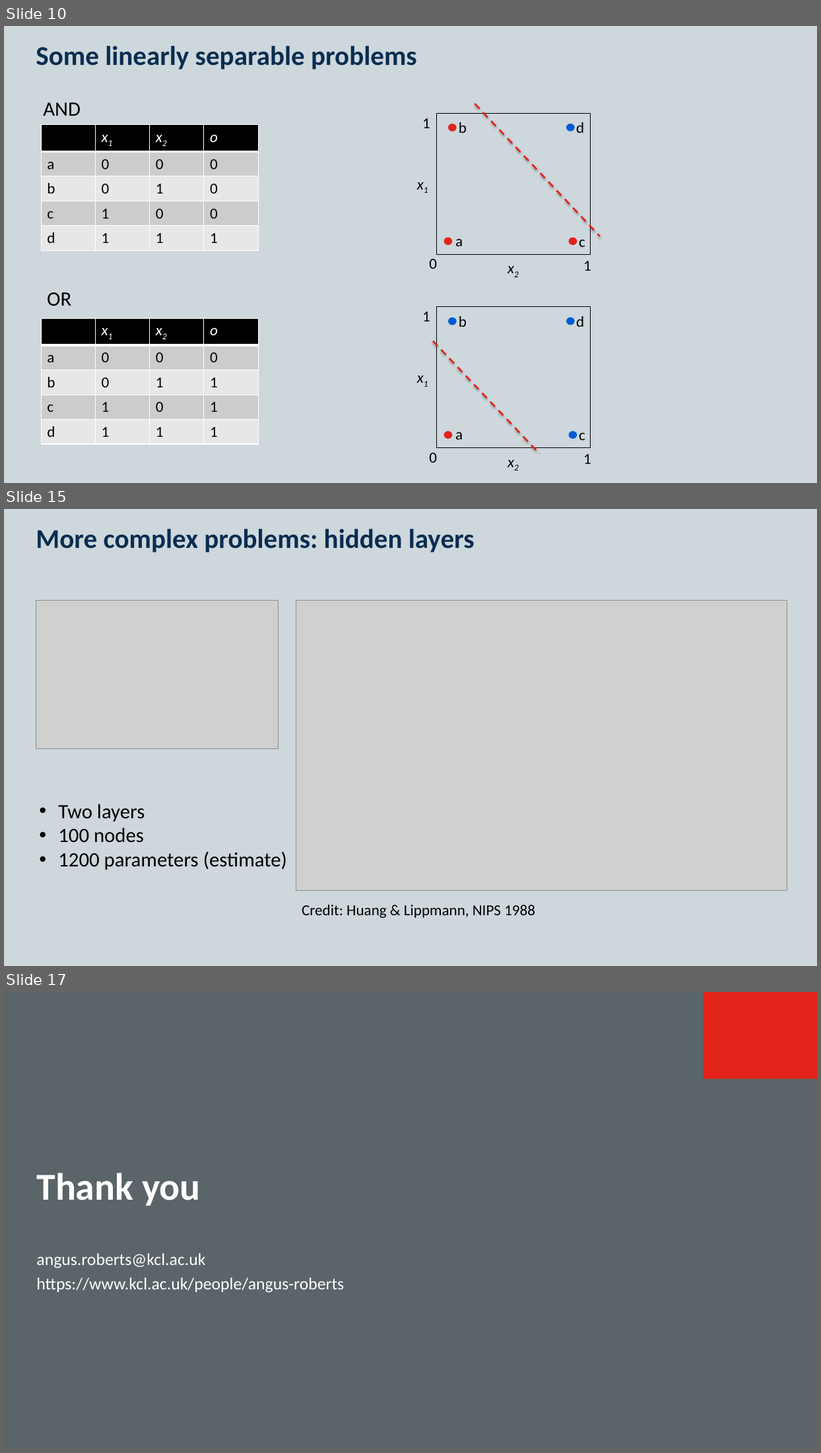
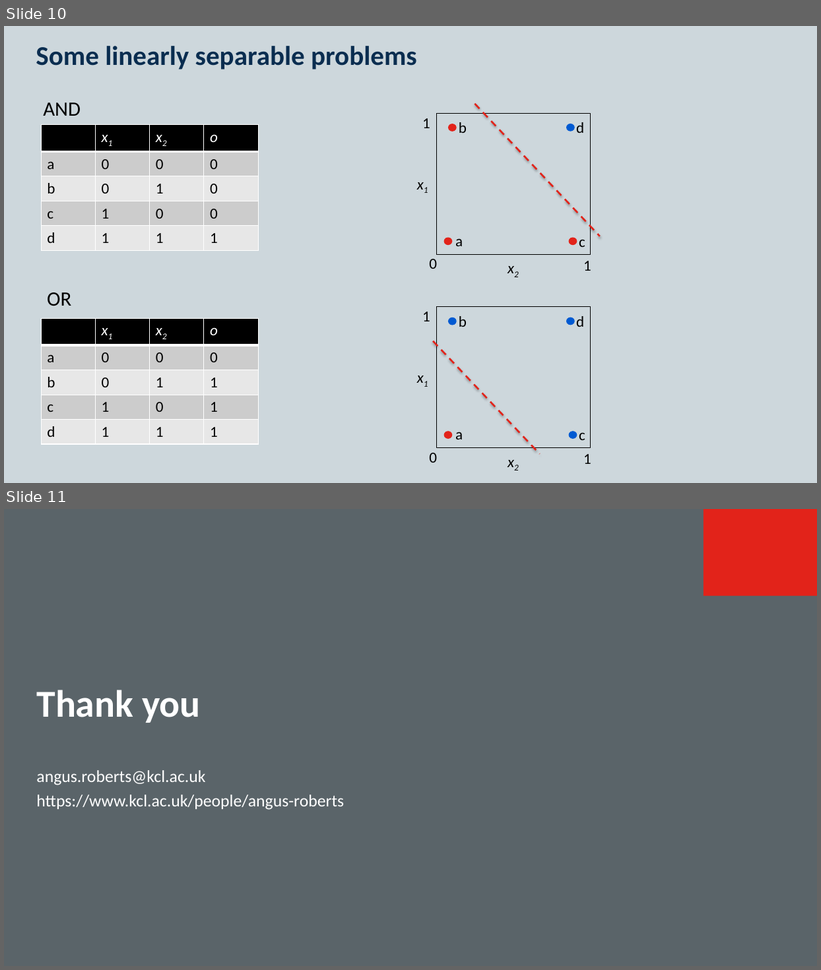
Before and after one commit to KCL-Health-NLP/nlp_youth_awards, a slide deck: presentations/neural-networks.pptx. Shown one above the other, each under a label of ours: slides 10, 15 and 17 before the commit, slides 10 and 11 after it; the slides between them are not shown. The pictures are 821x1453 and 821x970 pixels, drawn with LibreOffice and Linux fonts; fonts in the diff are those of the drawing; grey boxes stand for pictures; background and template pictures are left out. Boxes give left, top, right and bottom in pixels: in the first picture for what was removed or moved away, otherwise in the second. Text is boxed around its words. In the diff, an @@ line names an element or a change of style, - is before the commit and + after.

```diff
--- a/presentations/neural-networks.pptx
+++ b/presentations/neural-networks.pptx
@@ slide 15 removed at (4,509,817,966), background #CDD7DC; not listed: 2 template elements that a slide beside it also shows @@
@@ title removed at (36,529,475,553) @@
-More complex problems: hidden layers
@@ picture removed at (36,600,279,749) @@
@@ picture removed at (296,600,788,891) @@
@@ text removed at (58,804,287,870) @@
-• Two layers
-• 100 nodes
-• 1200 parameters (estimate)
@@ text removed at (302,905,535,918) @@
-Credit: Huang & Lippmann, NIPS 1988
@@ what was slide 17 is now slide 11 @@
```
Also in this commit, not shown: 5 other slides removed.
